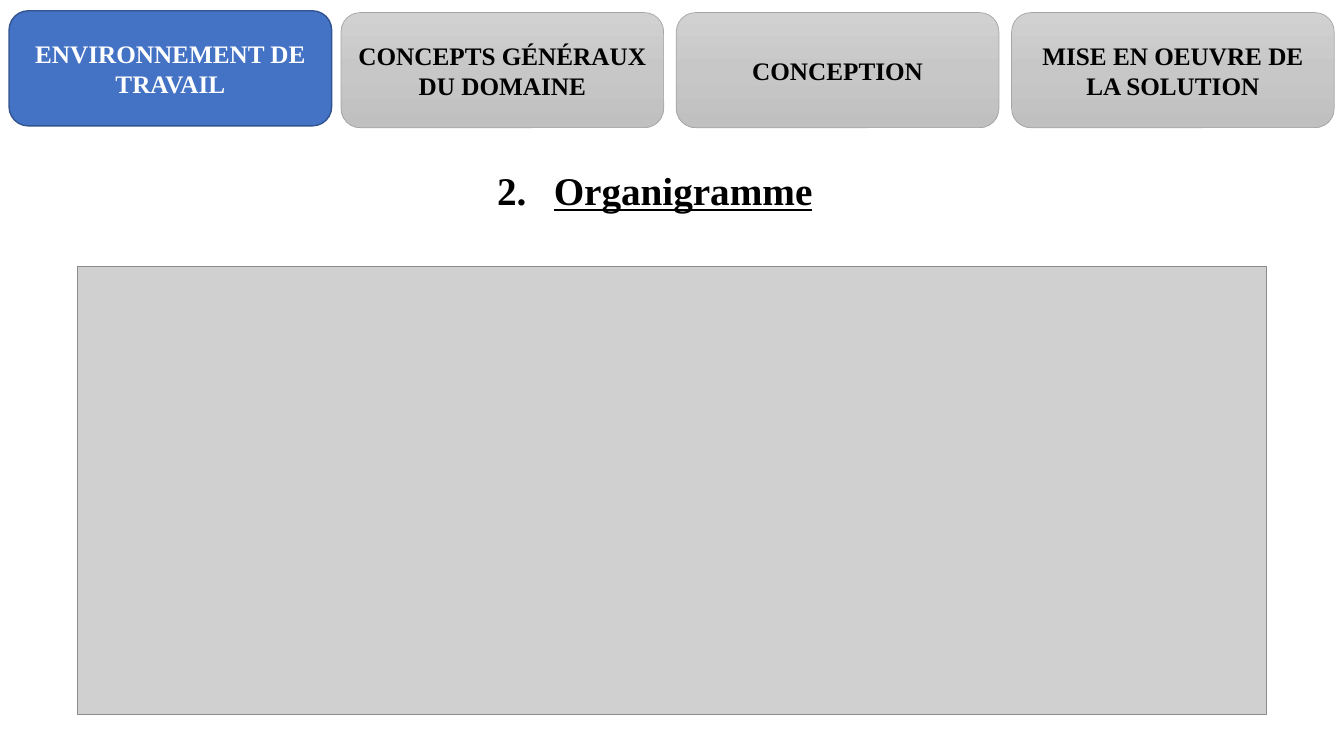
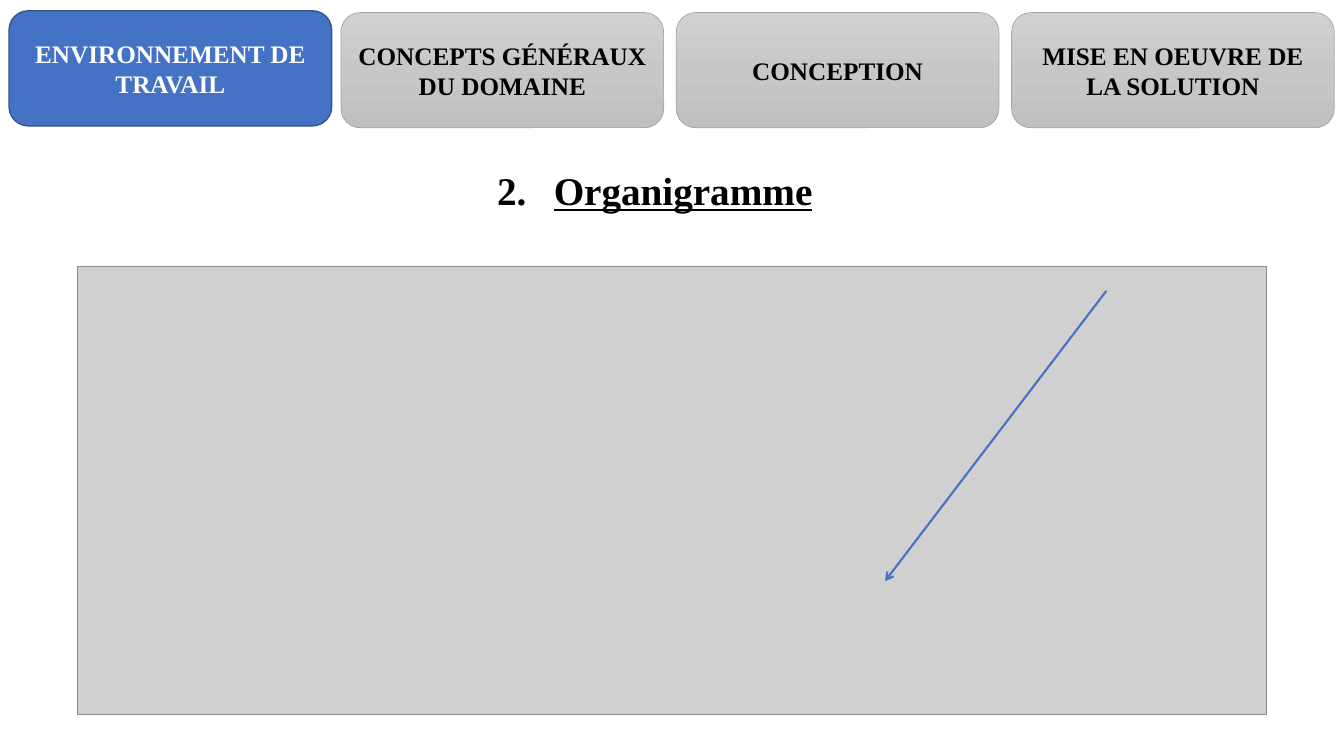
Before and after one commit to melaken/distdocs, a slide deck: slide 4 of Documents/theme/diapo.pptx. Drawn at 1344x756 pixels with LibreOffice and Linux fonts; fonts in the diff are those of the drawing; grey boxes stand for pictures. Boxes give left, top, right and bottom in pixels: in the first picture for what was removed or moved away, otherwise in the second. Text is boxed around its words. In the diff, an @@ line names an element or a change of style, - is before the commit and + after.

```diff
--- a/Documents/theme/diapo.pptx
+++ b/Documents/theme/diapo.pptx
@@ arrow added from (1107, 291) to (885, 581), #4472C4 1.5 pt @@
```
Also in this commit, not shown: 2 other slides changed, 9 other files.
